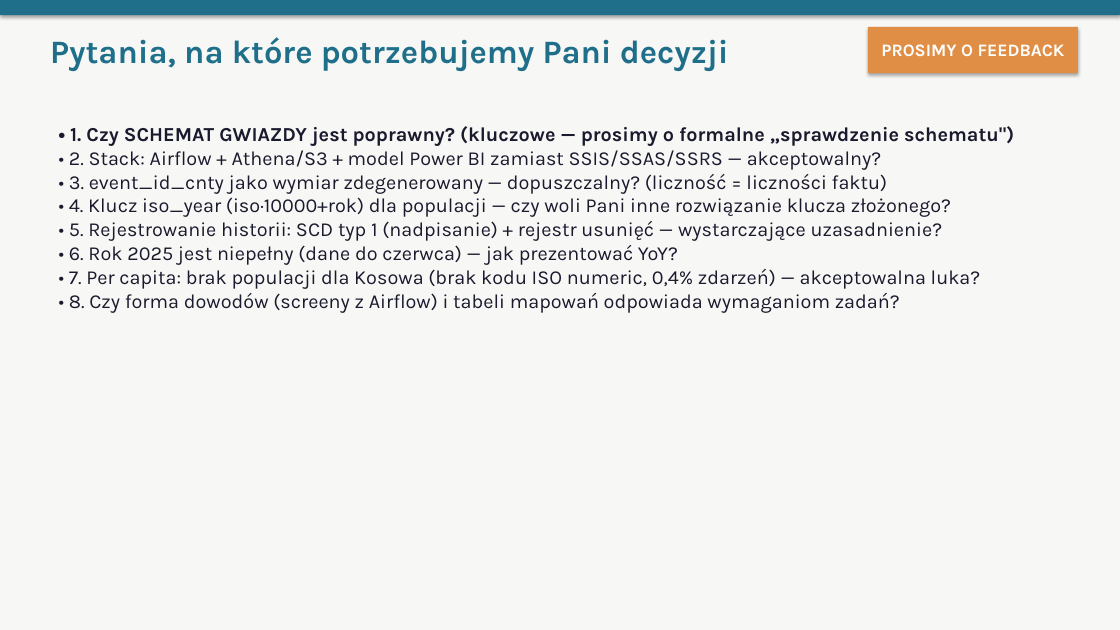
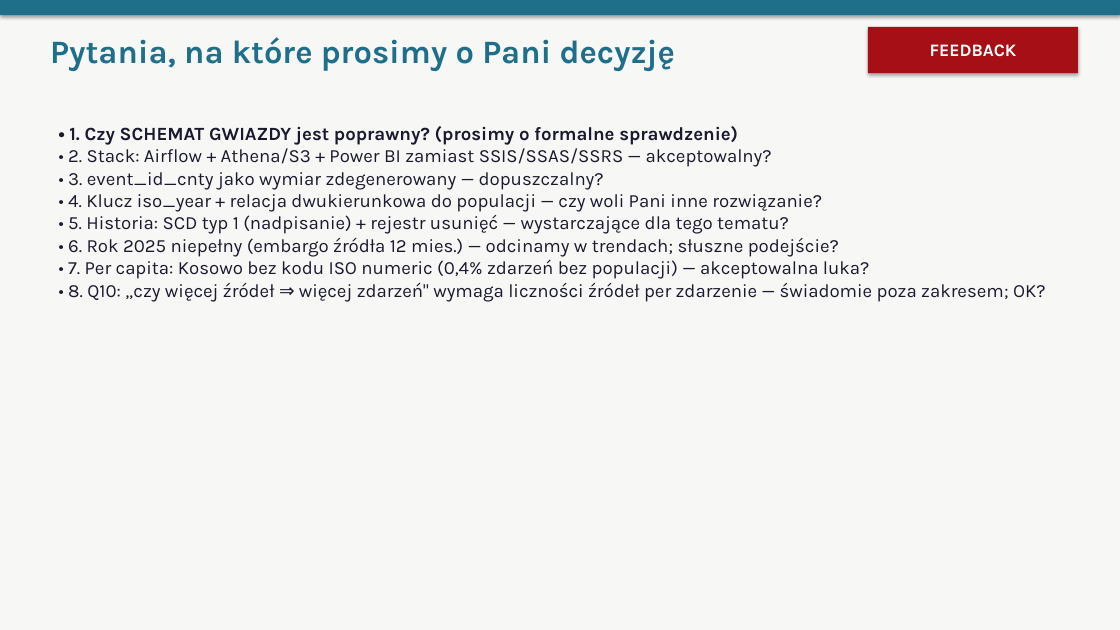
Before and after one commit to oskarfightingthekube/acled-etl-dashboard, a slide deck: slide 15 of docs/prezentacja_obrona.pptx (slide 13 before the commit). Drawn at 1120x630 pixels with LibreOffice and Linux fonts; fonts in the diff are those of the drawing. Boxes give left, top, right and bottom in pixels: in the first picture for what was removed or moved away, otherwise in the second. Text is boxed around its words. In the diff, an @@ line names an element or a change of style, - is before the commit and + after.

```diff
--- a/docs/prezentacja_obrona.pptx
+++ b/docs/prezentacja_obrona.pptx
@@ rectangle "FEEDBACK" at (868, 27, 1078, 73): fill #E08E45 to #A50F15 @@
@@ text at (50, 37, 675, 71): text changed @@
-Pytania, na które potrzebujemy Pani decyzji
+Pytania, na które prosimy o Pani decyzję
@@ text in rectangle at (930, 44, 1017, 57): text changed @@
-PROSIMY O FEEDBACK
+FEEDBACK
@@ text at (68, 126, 1046, 302): text changed; size 17 to 16 pt @@
-• 1. Czy SCHEMAT GWIAZDY jest poprawny? (kluczowe — prosimy o formalne „sprawdzenie schematu")
-• 2. Stack: Airflow + Athena/S3 + model Power BI zamiast SSIS/SSAS/SSRS — akceptowalny?
-• 3. event_id_cnty jako wymiar zdegenerowany — dopuszczalny? (liczność = liczności faktu)
-• 4. Klucz iso_year (iso·10000+rok) dla populacji — czy woli Pani inne rozwiązanie klucza złożonego?
-• 5. Rejestrowanie historii: SCD typ 1 (nadpisanie) + rejestr usunięć — wystarczające uzasadnienie?
-• 6. Rok 2025 jest niepełny (dane do czerwca) — jak prezentować YoY?
-• 7. Per capita: brak populacji dla Kosowa (brak kodu ISO numeric, 0,4% zdarzeń) — akceptowalna luka?
-• 8. Czy forma dowodów (screeny z Airflow) i tabeli mapowań odpowiada wymaganiom zadań?
+• 1. Czy SCHEMAT GWIAZDY jest poprawny? (prosimy o formalne sprawdzenie)
+• 2. Stack: Airflow + Athena/S3 + Power BI zamiast SSIS/SSAS/SSRS — akceptowalny?
+• 3. event_id_cnty jako wymiar zdegenerowany — dopuszczalny?
+• 4. Klucz iso_year + relacja dwukierunkowa do populacji — czy woli Pani inne rozwiązanie?
+• 5. Historia: SCD typ 1 (nadpisanie) + rejestr usunięć — wystarczające dla tego tematu?
+• 6. Rok 2025 niepełny (embargo źródła 12 mies.) — odcinamy w trendach; słuszne podejście?
+• 7. Per capita: Kosowo bez kodu ISO numeric (0,4% zdarzeń bez populacji) — akceptowalna luka?
+• 8. Q10: „czy więcej źródeł ⇒ więcej zdarzeń" wymaga liczności źródeł per zdarzenie — świadomie poza zakresem; OK?
```
Also in this commit, not shown: 10 other slides changed, 5 slides added, 3 slides removed.
